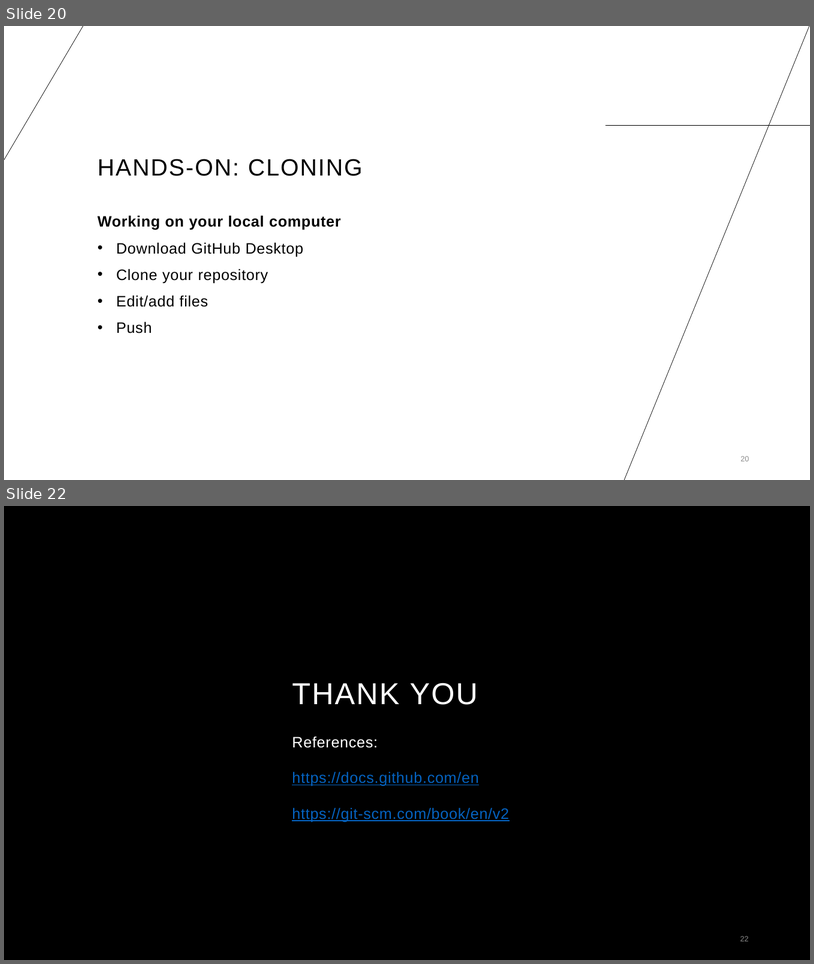
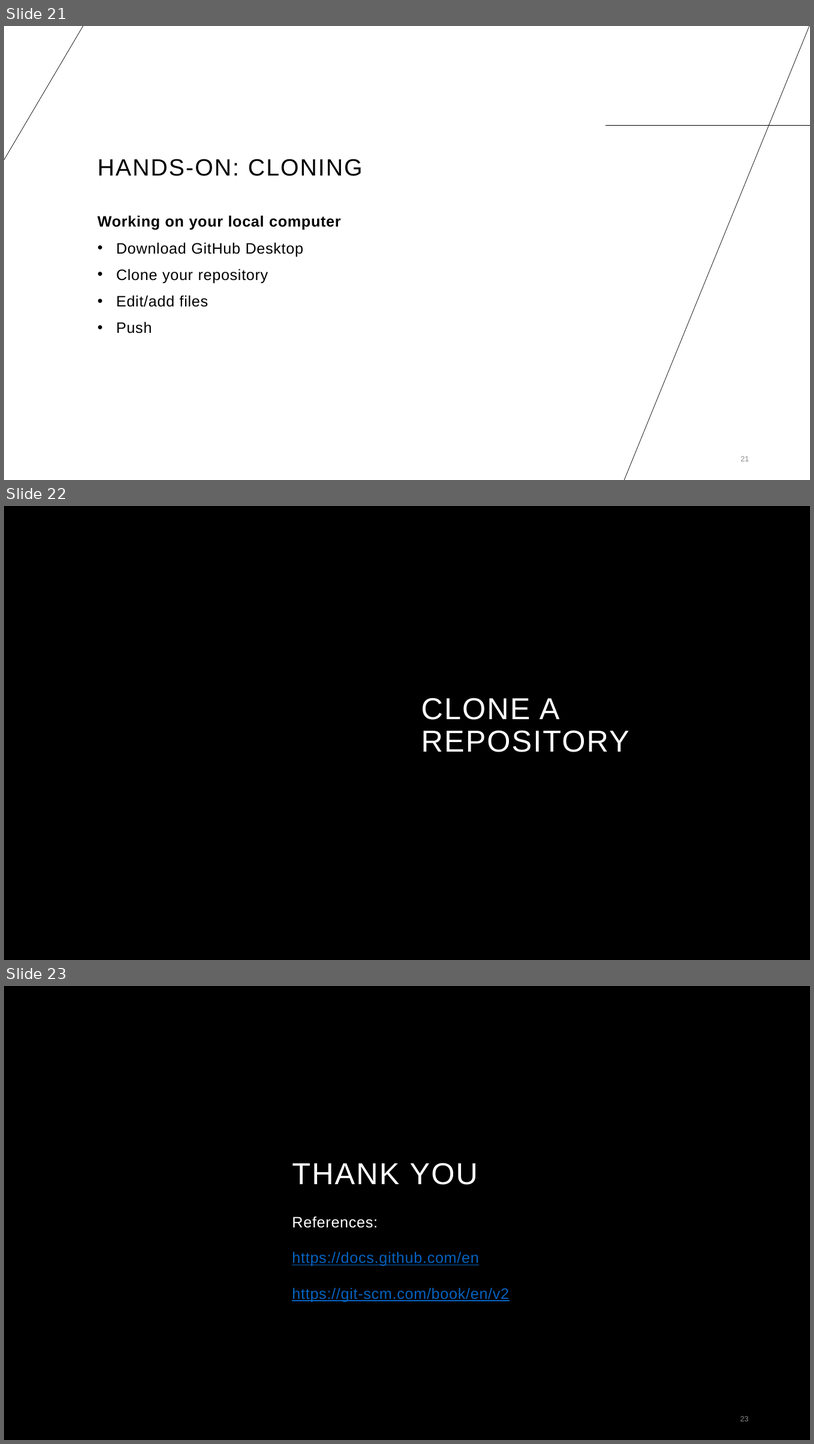
Before and after one commit to cassandra-hui/GitHub-Workshop, a slide deck: Day_1.pptx. Shown one above the other, each under a label of ours: slides 20 and 22 before the commit, slides 21, 22 and 23 after it; the slides between them are not shown. The pictures are 814x964 and 814x1444 pixels, drawn with LibreOffice and Linux fonts; fonts in the diff are those of the drawing; background and template pictures are left out. Boxes give left, top, right and bottom in pixels: in the first picture for what was removed or moved away, otherwise in the second. Text is boxed around its words. In the diff, an @@ line names an element or a change of style, - is before the commit and + after.

```diff
--- a/Day_1.pptx
+++ b/Day_1.pptx
@@ slide 22 added at <box>4,506,810,960</box>, background #000000 @@
@@ title added at <box>422,697,630,752</box>, 36 pt, text #FFFFFF @@
+CLONE A REPOSITORY
@@ what was slide 20 is now slide 21 @@
@@ page number at <box>741,456,749,461</box>: text changed @@
-20
+21
@@ what was slide 22 is now slide 23 @@
@@ page number at <box>741,1416,749,1421</box>: text changed @@
-22
+23
```
Also in this commit, not shown: 3 slides changed, 1 other slide added, 1 slide removed, 5 other files.
